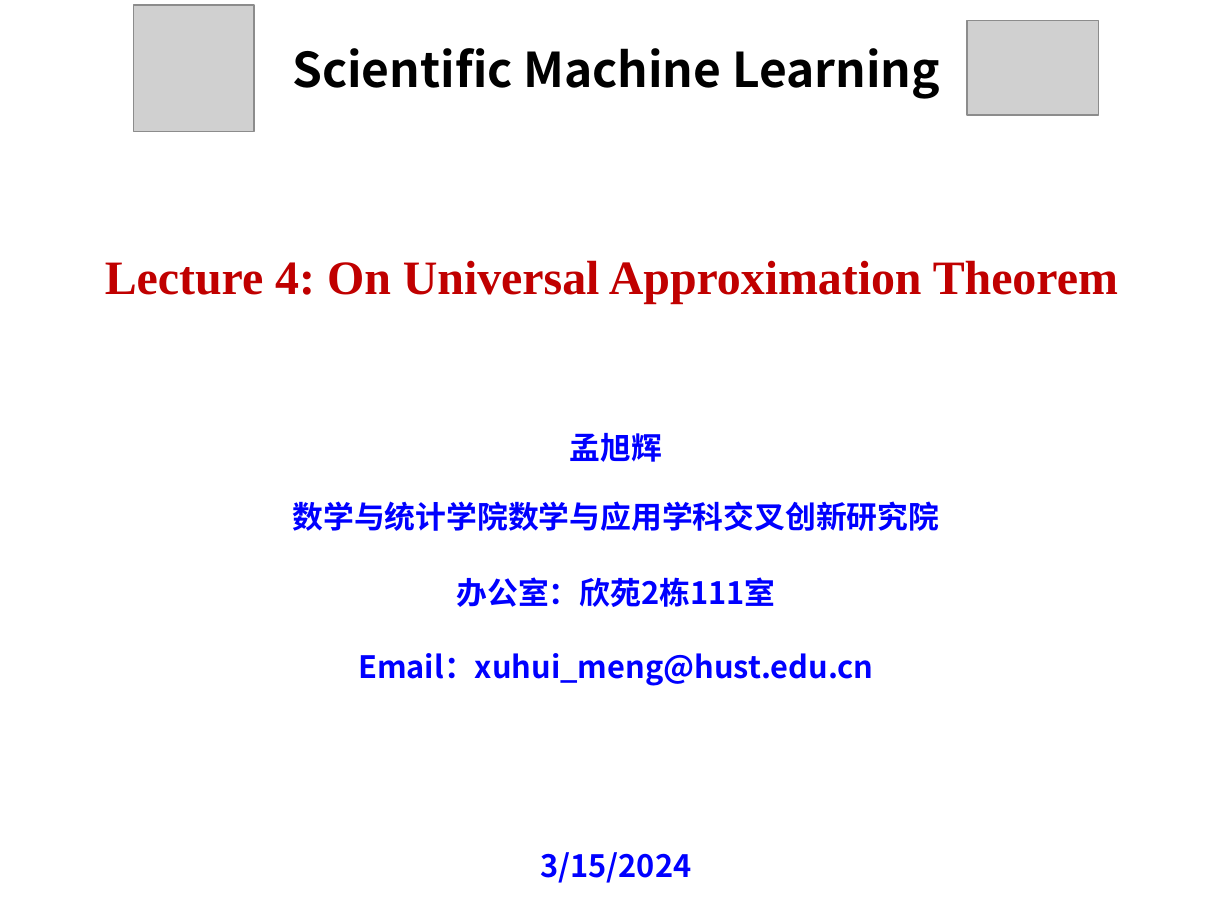
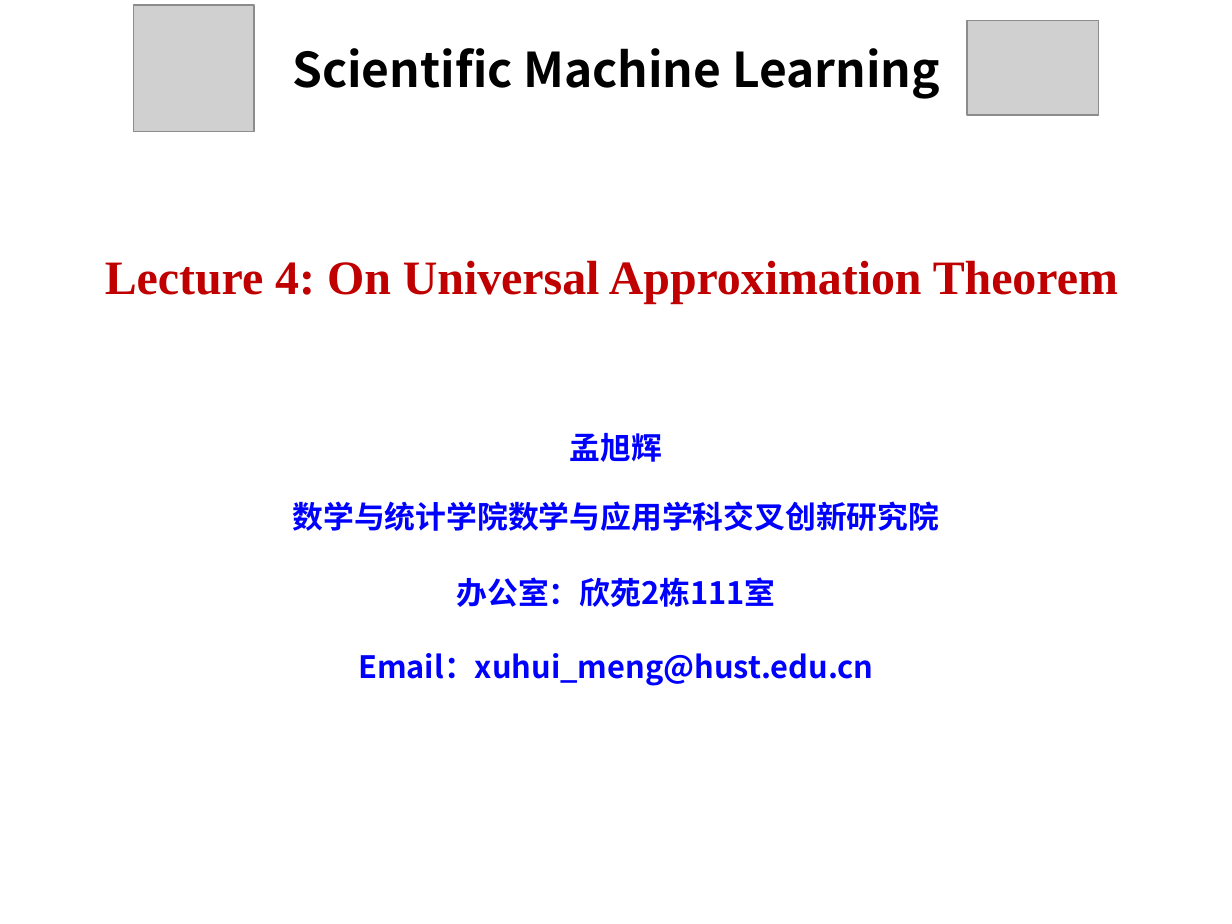
Before and after one commit to XuhuiM/SciML-Course, a slide deck: slide 1 of Lecture_4_DNN.pptx. Drawn at 1232x924 pixels with LibreOffice and Linux fonts; fonts in the diff are those of the drawing; grey boxes stand for pictures. Boxes give left, top, right and bottom in pixels: in the first picture for what was removed or moved away, otherwise in the second. Text is boxed around its words. In the diff, an @@ line names an element or a change of style, - is before the commit and + after.

```diff
--- a/Lecture_4_DNN.pptx
+++ b/Lecture_4_DNN.pptx
@@ text removed at box(540, 852, 691, 883) @@
-3/15/2024
```
Also in this commit, not shown: 53 other files.
